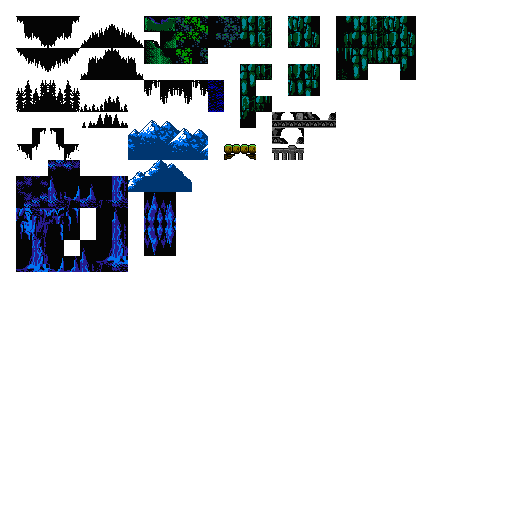
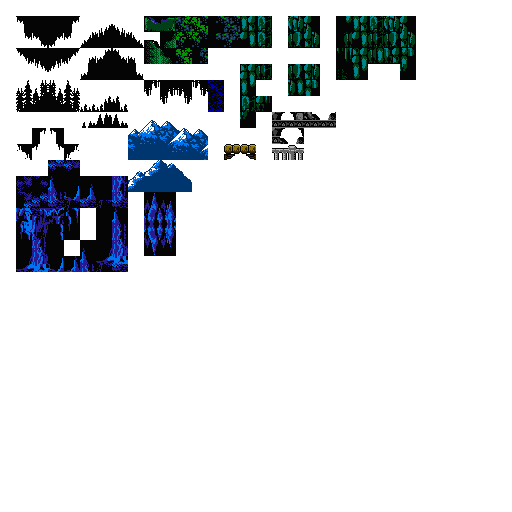
The second 512×512 image is a revision of the first. Changes to its layers:
painted on "Layer 46" over [272, 146, 304, 160]
